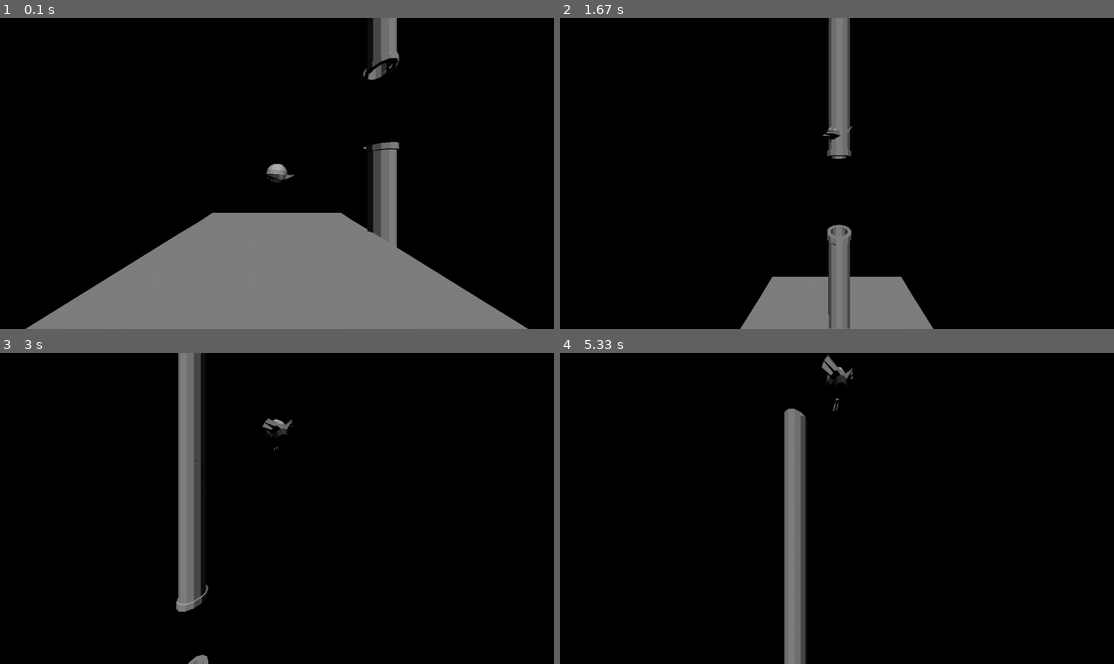
Above: before the commit, frames 1-4 (two rows, left to right).
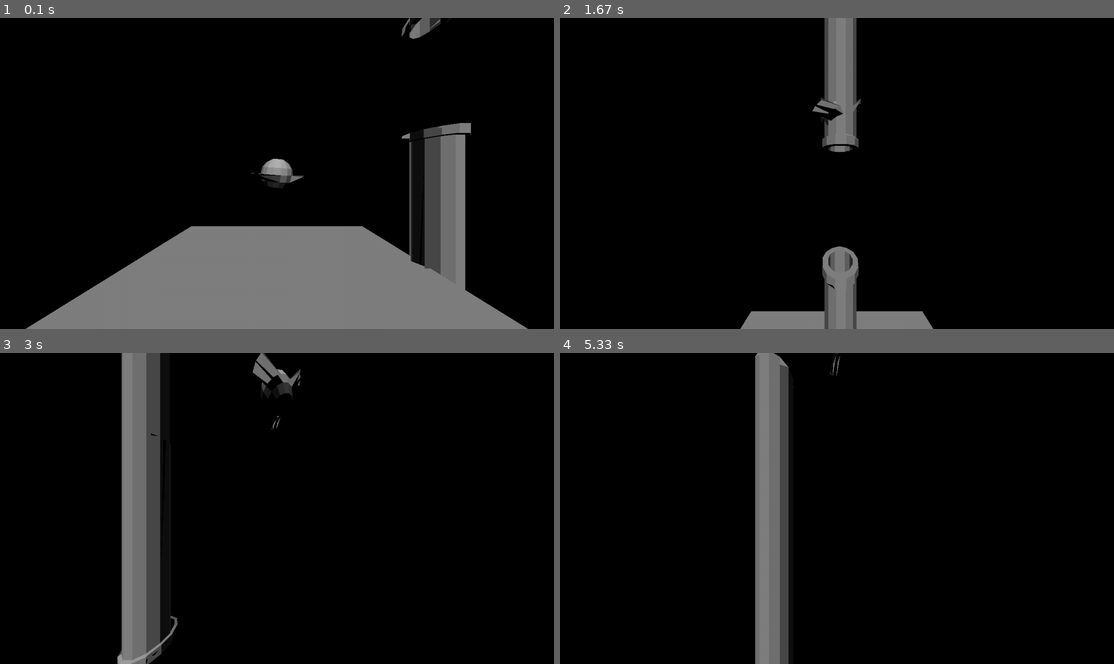
Above: after the commit, the same moments.

Repository: ZackWilde27/Z3dPy
Game: pygame game, started from FlappyBirdExample/FlappyBird.py
Two runs of this game, one before a commit and one after it. Both use one fixed random seed, a clock stepped at 60 frames per second and the inputs below.
Inputs:
- Up to frame 1 (0.1 s): no input
- Up to frame 2 (1.67 s): tap E at 0.33, 0.67, 1.07, 1.37, 1.57 s
- Up to frame 3 (3 s): tap E at 1.9, 2.2, 2.4, 2.7, 2.97 s
- Up to frame 4 (5.33 s): tap E at 3.3, 3.6, 3.73, 4.13, 4.43, 4.8, 5.2 s

The runs differ from the first frame. In frame 1, 7.8% of the frame differs, in the area x 5-96%, y 0-100%; in frame 2, 4.7%; in frame 3, 11%, in the area x 21-55%, y 0-100%; in frame 4, 8.6%.

Commit message:
Add files via upload

Diff:
--- a/FlappyBirdExample/FlappyBird.py
+++ b/FlappyBirdExample/FlappyBird.py
@@ -29,7 +29,7 @@
 
 
 # Create our camera (x, y, z, width, height, fov, nearClip, farClip)
-myCamera = z3dpy.Camera(0, 0, 3, 1280, 720, 90, 0.1, 1500)
+myCamera = z3dpy.Camera(0, 0, 0, 1280, 720, 90, 0.1, 1500)
 
 # Raster Loops
 done = False
@@ -45,20 +45,16 @@
 
     # Input
     keys = pygame.key.get_pressed()
-    if keys[pygame.K_w]:
-        myCamera.loc.z -= 1
-    if keys[pygame.K_s]:
-        myCamera.loc.z += 1
 
     if keys[pygame.K_e]:
         birdVelocity = -0.5
 
     # Locking Camera to Bird kinda
-    if -myCamera.loc.y > myMeshList[0].pos.y:
-        myCamera.loc.y += 0.25
+    if myCamera.y > myMeshList[0].pos.y:
+        myCamera.y -= 0.25
     else:
-        myCamera.loc.y = -myMeshList[0].pos.y
-    myCamera.loc.x = myMeshList[0].pos.x
+        myCamera.y = myMeshList[0].pos.y
+    myCamera.x = myMeshList[0].pos.x
 
     # Gravity
     if birdVelocity < 1:
@@ -78,25 +74,8 @@
     else:
         myMeshList[0].pos.y = myMeshList[1].pos.y - 1
 
-    transformed = []
-    translated = []
-    toProject = []
-    projected = []
-    for mesh in myMeshList:
-
-        transformed = z3dpy.TransformTriangles(mesh.tris, mesh.rot, myCamera)
-
-        for r in z3dpy.TranslateTriangles(transformed, mesh.pos, myCamera):
-            if z3dpy.VectorDoP(r.normal, z3dpy.Vector(0, 0, 1)) <= 0.3:
-                translated.append(r)
-
-        projected = z3dpy.ProjectTriangles(translated, myCamera)
-        projected.sort(key = z3dpy.triSort)
-
-        for i in projected:
-            if z3dpy.TriangleCullTest(i):
-                # Draw the projected triangle to the screen, using the Z as our light direction
-                z3dpy.DrawTriangleF(i, screen, max((i.normal.z + i.normal.y) / 2, 0), pygame)
+    for tris in z3dpy.RasterTriangles(myMeshList, myCamera):
+        z3dpy.DrawTriangleF(tris, screen, max((tris.normal.z + -tris.normal.y )/ 2, 0), pygame)
 
     # Update display
     pygame.display.flip()
--- a/FlappyBirdExample/z3dpy.py
+++ b/FlappyBirdExample/z3dpy.py
@@ -37,7 +37,12 @@
 
 class Camera:
     def __init__(self, x, y, z, sW, sH, fov, near, far):
-        self.loc = Vector(x, y, z)
+        self.x = x
+        self.y = y
+        self.z = z
+        self.roll = 0
+        self.pitch = 0
+        self.yaw = 0
         self.fov = fov
         self.scrH = sH
         self.scrW = sW
@@ -47,6 +52,16 @@
         self.tan = (1 / math.tan(self.theta))
         self.a = self.scrH / self.scrW
 
+    def GetVector(self):
+            return Vector(self.x, self.y, self.z)
+
+
+class basicVectors:
+    def __init__(self):
+        self.gx = Vector(1, 0, 0)
+        self.gy = Vector(0, 1, 0)
+        self.gz = Vector(0, 0, 1)
+
 
 # Variables
 
@@ -54,6 +69,10 @@
 
 # Dimension associated with basic flat shading. 0 is X, 1 is Y, 2 is Z
 colorDir = 2
+
+
+
+quickVectors = basicVectors()
 
 
 #ProjectionMatrix = np.matrix([[CamAspR * CamTan, 0, 0, 0], [0, CamTan, 0, 0], [0, 0, CamFC / (CamFC - CamNC), 1], [0, 0, (-CamFC * CamNC) / (CamFC - CamNC), 0]])
@@ -126,6 +145,9 @@
 def VectorMul(v1, v2):
     return Vector(v1.x * v2.x, v1.y * v2.y, v1.z * v2.z)
 
+def VectorMulF(v1, f):
+    return Vector(v1.x * f, v1.y * f, v1.z * f)
+
 def VectorCrP(v1, v2):
     return Vector(v1.y * v2.z - v1.z * v2.y, v1.z * v2.x - v1.x * v2.z, v1.x * v2.y - v1.y * v2.x)
 
@@ -156,15 +178,11 @@
 def TriangleMulF(t, f):
     return Triangle(VectorMulF(t.p1, f), VectorMulF(t.p2, f), VectorMulF(t.p3, f))
 
-def TriangleDiv(t, v):
-    return Triangle(VectorDiv(t.p1, v), VectorDiv(t.p2, v), VectorDiv(t.p3, v))
-
-def TriangleDivF(t, v):
+def TriangleDivF(t, f):
     return Triangle(VectorDivF(t.p1, f), VectorDivF(t.p2, f), VectorDivF(t.p3, f))
 
-def TriangleCullTest(t):
-    threshold = 0.5
-    return t.p1.z > threshold and t.p2.z > threshold and t.p3.z > threshold
+def TriangleCullTest(t, thr):
+    return t.p1.z > thr and t.p2.z > thr and t.p3.z > thr
 
 def GetNormal(tri):
     triLine1 = VectorSub(tri.p2, tri.p1)
@@ -181,7 +199,7 @@
 
 # Sort Triangles based on their distance from the camera
 def triSort(n):
-    return intCam.fc - abs(((n.p1.z + n.p2.z + n.p3.z) / 3) - intCam.loc.z)
+    return intCam.fc - abs(((n.p1.z + n.p2.z + n.p3.z) / 3) - intCam.z)
 
 
 # Matrix Functions
@@ -202,10 +220,10 @@
 
 # Stuff for the PointAt and LookAt Matrix
 def MatrixStuff(pos, target, up):
-    newForward = VectorSub(target, pos);
+    newForward = VectorSub(target, pos)
     newForward = VectorNormalize(newForward)
 
-    a = VectorMul(newForward, VectorDoP(up, newForward))
+    a = VectorMulF(newForward, VectorDoP(up, newForward))
     newUp = VectorSub(up, a)
     newUp = VectorNormalize(newUp)
 
@@ -213,15 +231,15 @@
 
     return Triangle(newForward, newUp, newRight)
 
-def PointAtMatrix(pos, target, up):
+def PointAtMatrix(pos, target, up, cam):
     temp = MatrixStuff(pos, target, up)
     # Now for the matrix
-    return np.matrix([[temp.p3.x, temp.p3.y, temp.p3.z, 0], [temp.p2.x, temp.p2.y, temp.p2.z, 0], [temp.p1.x, temp.p1.y, temp.p1.z, 0], [CamX, CamY, CamZ, 1]])
-
-def LookAtMatrix(pos, target, up):
+    return np.matrix([[temp.p3.x, temp.p3.y, temp.p3.z, 0], [temp.p2.x, temp.p2.y, temp.p2.z, 0], [temp.p1.x, temp.p1.y, temp.p1.z, 0], [cam.x, cam.y, cam.z, 1]])
+
+def LookAtMatrix(pos, target, up, cam):
     temp = MatrixStuff(pos, target, up)
     # Now for the matrix
-    return np.matrix([[temp.p3.x, temp.p2.x, temp.p1.x, 0], [temp.p3.y, temp.p2.y, temp.p1.y, 0], [temp.p3.z, temp.p2.z, temp.p1.z, 0], []])
+    return np.matrix([[temp.p3.x, temp.p2.x, temp.p1.x, 0], [temp.p3.y, temp.p2.y, temp.p1.y, 0], [temp.p3.z, temp.p2.z, temp.p1.z, 0], [-(VectorDoP(cam.GetVector(), temp.p3)), -(VectorDoP(cam.GetVector(), temp.p2)), -(VectorDoP(cam.GetVector(), temp.p1)), 1]])
 
 def MatrixMakeRotX(Ang):
     return np.matrix([[1, 0, 0, 0], [0, math.cos(Ang / 2), math.sin(Ang / 2), 0], [0, -math.sin(Ang / 2), math.cos(Ang / 2), 0], [0, 0, 1, 0]])
@@ -251,7 +269,7 @@
 
     file.close()
     if triangles == []:
-        print("Error: Model has no triangles or does not exist")
+        print("LoadMesh Error: Model has no triangles or does not exist")
     return Mesh(triangles, x, y, z)
 
 intCam = Camera(0, 0, 0, 256, 240, 90, 0.1, 1500)
@@ -265,7 +283,7 @@
     TrisToDraw = []
 
     # This one we only need to calculate once per frame
-    matTrans = GetTranslationMatrix(camera.loc.x, camera.loc.y, camera.loc.z)
+    matTrans = GetTranslationMatrix(camera.x, camera.y, camera.z)
 
     # Gather Triangles
     for meshes in meshList:
@@ -276,6 +294,14 @@
         matWorld = np.matmul(matRotZ, matRotX)
         matWorld = np.matmul(matWorld, matTrans)
 
+        matCameraRot = MatrixMakeRotX(camera.yaw)
+
+        upVector = MatrixMul(quickVectors.gy, matCameraRot)
+
+        targetVector = VectorAdd(camera.GetVector(), quickVectors.gz)
+
+        matView = LookAtMatrix(camera.GetVector(), targetVector, upVector, camera)
+
         for t in meshes.tris:
 
                 triTransformed = Triangle(Vector(t.p1.x, t.p1.y, t.p1.z), Vector(t.p2.x, t.p2.y, t.p2.z), Vector(t.p3.x, t.p3.y, t.p3.z))
@@ -286,37 +312,38 @@
                 # Moving Triangle Again Depending on Object Position
                 triTranslated = TriangleAdd(triTransformed, meshes.pos)
 
-                # Moving Triangle Again Again Based on Camera Position, because the first line didn't do that
-                triTranslated = TriMatrixMul(triTranslated, matTrans)
-
                 # Calculating Normal Vector
                 triTranslated.normal = GetNormal(triTranslated)
 
                 # Culling triangles we can't see and ones that go behind the camera especially
-                if VectorDoP(triTranslated.normal, Vector(0,0,1)) <= 0.3 and TriangleCullTest(triTranslated):
+                if VectorDoP(triTranslated.normal, Vector(0,0,1)) <= 0.3:
+
+                    # Converting World Space to View Space
+                    triView = TriMatrixMul(triTranslated, matView)
 
                     # Projecting 3D into 2D
-                    triProjected = ProjectTriangle(triTranslated, camera.a, camera.tan, camera.fc, camera.nc)
-
-                    # Scale into view
-                    triProjected.p1.x += 1
-                    triProjected.p1.y += 1
-                    triProjected.p2.x += 1
-                    triProjected.p2.y += 1
-                    triProjected.p3.x += 1
-                    triProjected.p3.y += 1
-
-                    triProjected.p1.x *= 0.5 * camera.scrW
-                    triProjected.p1.y *= 0.5 * camera.scrH
-                    triProjected.p2.x *= 0.5 * camera.scrW
-                    triProjected.p2.y *= 0.5 * camera.scrH
-                    triProjected.p3.x *= 0.5 * camera.scrW
-                    triProjected.p3.y *= 0.5 * camera.scrH
-
-                    # Normal X and Z are flipped for some reason
-                    triProjected.normal = VectorMul(triTranslated.normal, Vector(-1, 1, -1))
-
-                    TrisToDraw.append(triProjected)
+                    triProjected = ProjectTriangle(triView, camera.a, camera.tan, camera.fc, camera.nc)
+
+                    if TriangleCullTest(triProjected, 0):
+                        # Scale into view
+                        triProjected.p1.x += 1
+                        triProjected.p1.y += 1
+                        triProjected.p2.x += 1
+                        triProjected.p2.y += 1
+                        triProjected.p3.x += 1
+                        triProjected.p3.y += 1
+
+                        triProjected.p1.x *= 0.5 * camera.scrW
+                        triProjected.p1.y *= 0.5 * camera.scrH
+                        triProjected.p2.x *= 0.5 * camera.scrW
+                        triProjected.p2.y *= 0.5 * camera.scrH
+                        triProjected.p3.x *= 0.5 * camera.scrW
+                        triProjected.p3.y *= 0.5 * camera.scrH
+
+                        # Normal X and Z are flipped for some reason
+                        triProjected.normal = VectorMul(triTranslated.normal, Vector(-1, 1, -1))
+
+                        TrisToDraw.append(triProjected)
 
     #Sorting Triangles
     TrisToDraw.sort(key = triSort)
@@ -353,15 +380,25 @@
         # Moving triangle based on object position
         tri = TriangleAdd(tri, pos)
 
-        # Moving triangle based on camera position
-        tri = TriMatrixMul(tri, matTrans)
-
         # Calculating Normal Vector
         tri.normal = GetNormal(tri)
 
         translated.append(tri)
 
     return translated
+
+def ViewTriangles(tris, camera):
+    newTris = []
+    matCameraRot = MatrixMakeRotX(camera.yaw)
+    upVector = MatrixMul(quickVectors.gy, matCameraRot)
+    targetVector = VectorAdd(camera.GetVector(), quickVectors.gz)
+
+    matView = LookAtMatrix(camera.GetVector(), targetVector, upVector, camera)
+    for tries in tris:
+
+        # Converting World Space to View Space
+        newTris.append(TriMatrixMul(tries, matView))
+    return newTris
 
 def ProjectTriangles(tris, camera):
     global intCam
